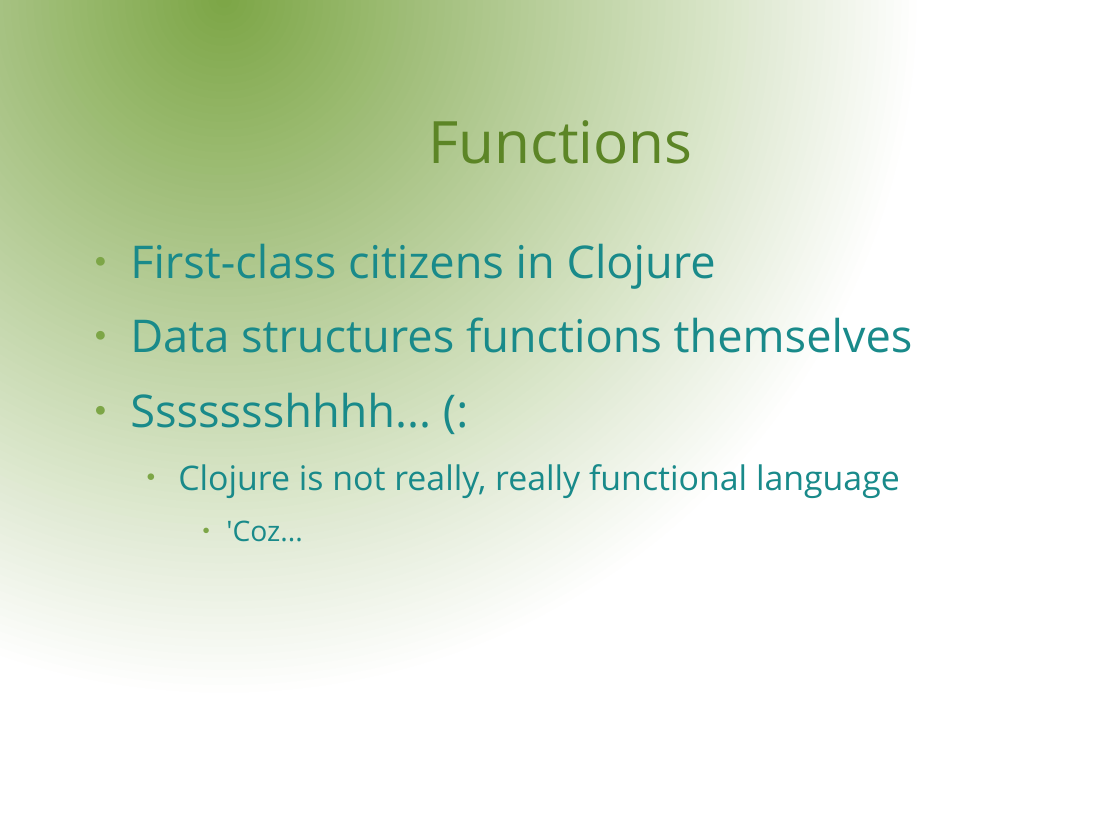
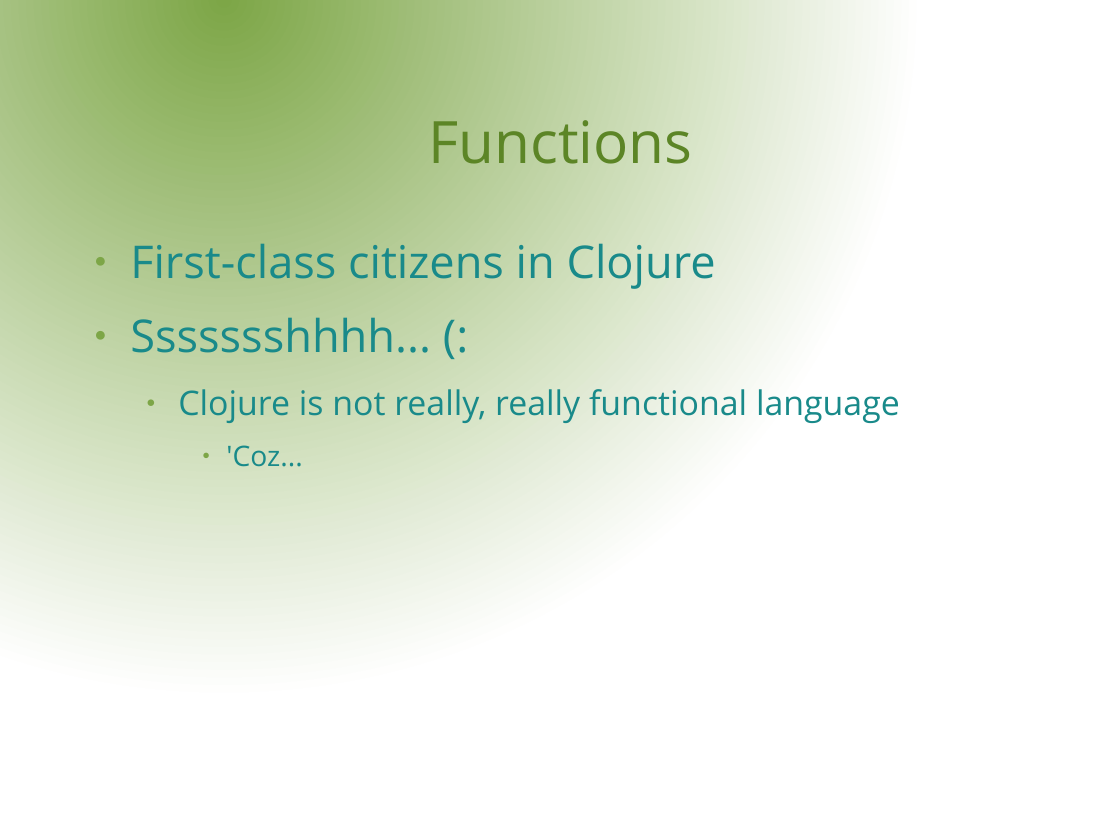
Before and after one commit to rssole/voxxed, a slide deck: slide 6 of resources/presentation/VoxxedDays.odp. Drawn at 1120x840 pixels with LibreOffice and Linux fonts; fonts in the diff are those of the drawing; background and template pictures are left out. Boxes give left, top, right and bottom in pixels: in the first picture for what was removed or moved away, otherwise in the second. Text is boxed around its words. In the diff, an @@ line names an element or a change of style, - is before the commit and + after.

```diff
--- a/resources/presentation/VoxxedDays.odp
+++ b/resources/presentation/VoxxedDays.odp
@@ text at (130, 317, 913, 353): paragraph removed @@
-● Data structures functions themselves
```
Also in this commit, not shown: 3 other files.
